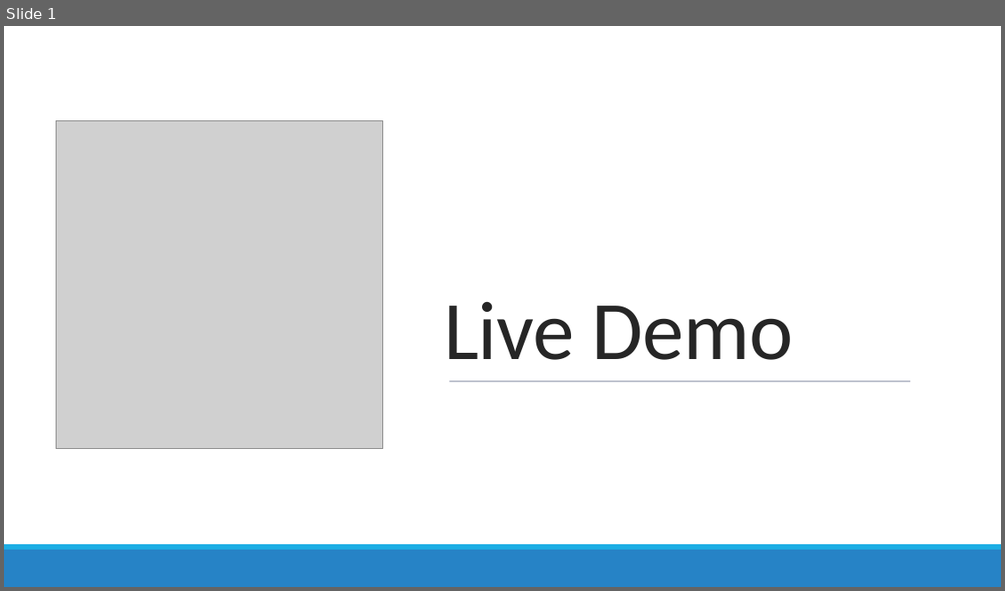
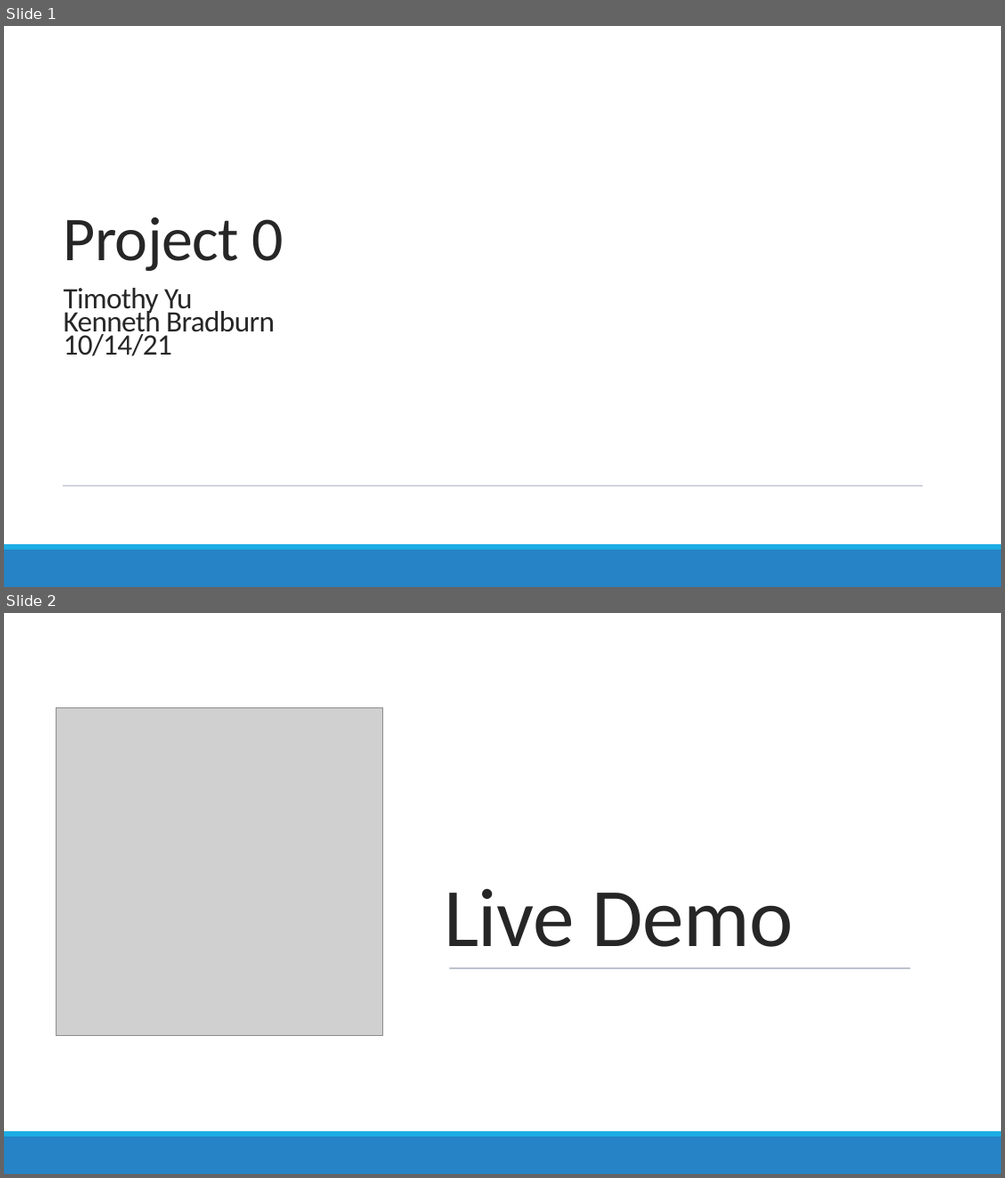
Before and after one commit to 210927-Reston-UiPath/Yu_T_Bradburn_K-P0, a slide deck: P0 presentation.pptx. Shown one above the other, each under a label of ours: slide 1 before the commit, slides 1 and 2 after it. The pictures are 1005x591 and 1005x1178 pixels, drawn with LibreOffice and Linux fonts; fonts in the diff are those of the drawing; grey boxes stand for pictures. Boxes give left, top, right and bottom in pixels: in the first picture for what was removed or moved away, otherwise in the second. Text is boxed around its words. In the diff, an @@ line names an element or a change of style, - is before the commit and + after.

```diff
--- a/P0 presentation.pptx
+++ b/P0 presentation.pptx
@@ slide 1 added at (4,26,1001,587), background #FFFFFF @@
@@ rectangle added at (4,26,1001,544), fill #FFFFFF @@
@@ title added at (64,217,283,271), 60 pt, text #262626 @@
+Project 0
@@ text added at (64,288,275,356), 28.5 pt, text #262626 @@
+Timothy Yu
+Kenneth Bradburn
+10/14/21
@@ line added from (63, 485) to (923, 485), #344068 0.5 pt @@
@@ rectangle added at (4,544,1001,549), fill #1CADE4 @@
@@ rectangle added at (4,549,1001,587), fill #2683C6 @@
@@ what was slide 1 is now slide 2 @@
```
Also in this commit, not shown: 1 slide removed.
